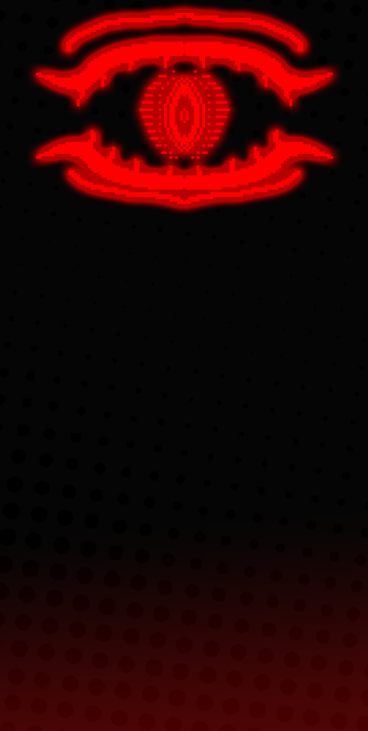
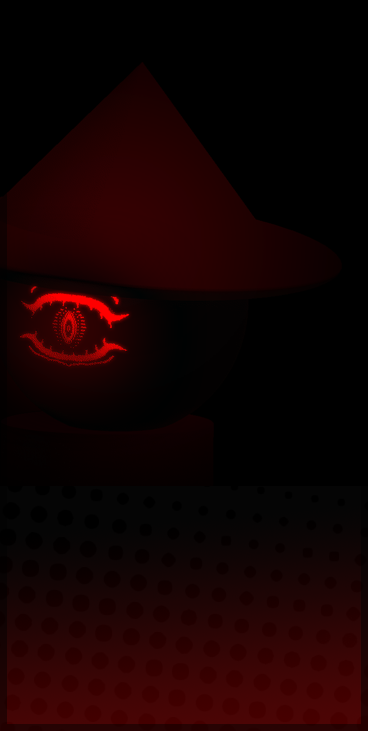
Revision of a layered 368 × 731 image; what changed, layer by layer:
added layer "Line 1" above "Layer 3" over left=0, top=0, right=368, bottom=731
added layer "Layer 3" above "Layer 2" over left=0, top=49, right=368, bottom=486
painted on "Layer 2" over left=0, top=0, right=368, bottom=127
